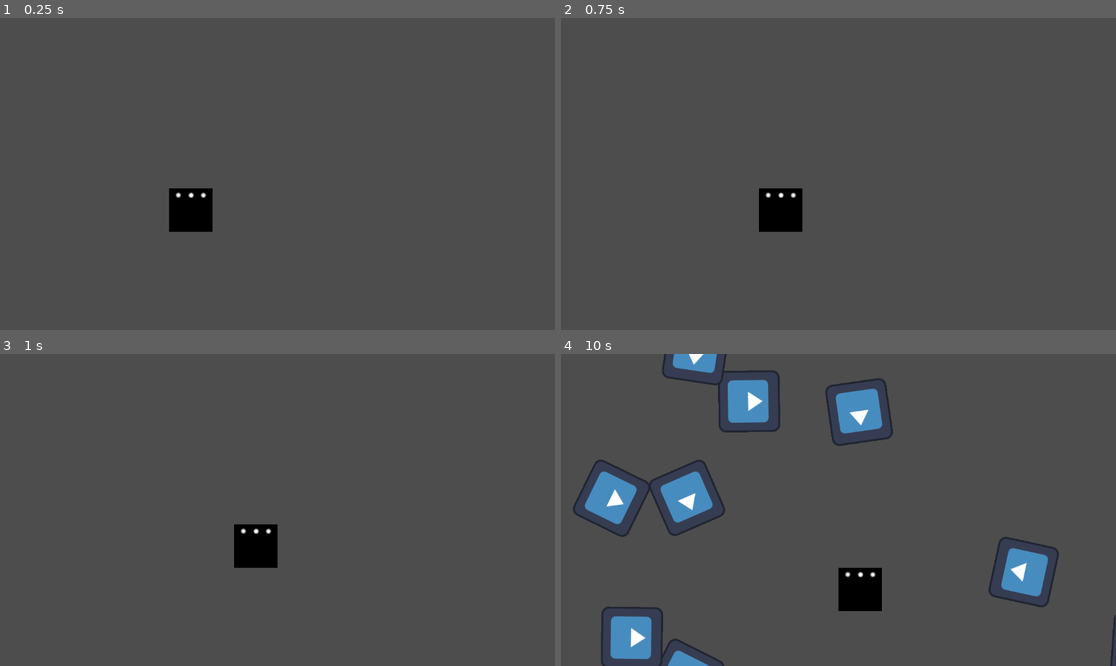
Above: before the commit, frames 1-4 (two rows, left to right).
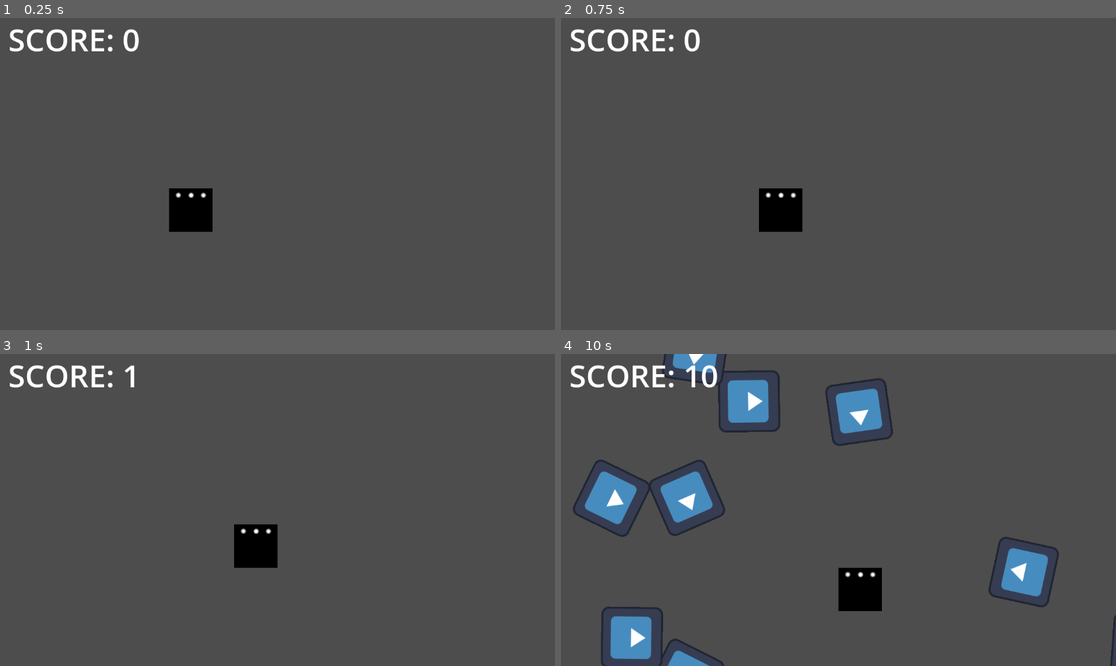
Above: after the commit, the same moments.

Repository: WickerBaskett/das-teroids
Game: Godot game, scene res://scenes/main_level.tscn
The game is run twice, just before and just after one commit, with the same random seed, the same clock (stepped at 60 frames per second) and the same inputs. The engine's default icon, where the game draws it, is replaced by a stand-in: a white triangle on a blue panel in a dark square.
Inputs:
- Up to frame 1 (0.25 s): no input
- Up to frame 2 (0.75 s): tap Enter at 0.5 s; hold Right (ui_right) from 0.53 s (still down)
- Up to frame 3 (1 s): keep holding Right (ui_right)
- Up to frame 4 (10 s): release Right (ui_right) at 1.28 s; hold Down (ui_down) 1.28-2.03 s; hold Right (ui_right) 2.03-2.78 s; hold Up (ui_up) 2.78-3.53 s; hold Left (ui_left) 3.53-5.03 s; hold Down (ui_down) 5.03-5.78 s; hold Right (ui_right) 5.78-6.53 s; hold Up (ui_up) 6.53-7.28 s; hold Right (ui_right) 7.28-8.03 s; hold Down (ui_down) 8.03-8.78 s; hold Left (ui_left) 8.78-9.53 s; hold Up (ui_up) from 9.53 s (still down)

The runs differ from the first frame. In frame 1, 0.7% of the frame differs, in the area x 1-26%, y 3-11%; in frame 2, 0.7%; in frame 3, 0.6%; in frame 4, 0.8%, in the area x 1-29%, y 3-11%.

Commit message:
Implemented score based on timer

Diff:
--- a/das-teroids/scenes/main_level.tscn
+++ b/das-teroids/scenes/main_level.tscn
@@ -1,11 +1,18 @@
-[gd_scene load_steps=3 format=3 uid="uid://dhm28ne3u5nwa"]
+[gd_scene load_steps=5 format=3 uid="uid://dhm28ne3u5nwa"]
 
 [ext_resource type="PackedScene" uid="uid://dtupna0ajt487" path="res://scenes/asteroid_spawner.tscn" id="2_6we3w"]
 [ext_resource type="PackedScene" uid="uid://drxv3m3tji3j3" path="res://scenes/player.tscn" id="2_ufxs0"]
+[ext_resource type="PackedScene" uid="uid://bfjxjanc6tx24" path="res://scenes/score_keeper.tscn" id="3_6we3w"]
+[ext_resource type="Script" uid="uid://bag8il0k4pc4d" path="res://scripts/main_level.gd" id="4_qmak7"]
 
 [node name="MainLevel" type="Node2D"]
+script = ExtResource("4_qmak7")
 
 [node name="Player" parent="." instance=ExtResource("2_ufxs0")]
 position = Vector2(396, 399)
 
 [node name="AsteroidSpawner" parent="." instance=ExtResource("2_6we3w")]
+
+[node name="ScoreKeeper" parent="." instance=ExtResource("3_6we3w")]
+
+[connection signal="dead" from="Player" to="." method="_on_player_death"]
--- /dev/null
+++ b/das-teroids/scenes/score_keeper.tscn
@@ -0,0 +1,21 @@
+[gd_scene load_steps=3 format=3 uid="uid://bfjxjanc6tx24"]
+
+[ext_resource type="Script" uid="uid://d3pc0alcmjecl" path="res://scripts/score_keeper.gd" id="1_d6wdj"]
+
+[sub_resource type="LabelSettings" id="LabelSettings_5in7i"]
+font_size = 64
+
+[node name="ScoreKeeper" type="Node2D"]
+script = ExtResource("1_d6wdj")
+
+[node name="ScoreLabel" type="Label" parent="."]
+offset_left = 17.0
+offset_right = 254.0
+offset_bottom = 88.0
+text = "Score: 0"
+label_settings = SubResource("LabelSettings_5in7i")
+uppercase = true
+
+[node name="ScoreTimer" type="Timer" parent="."]
+
+[connection signal="timeout" from="ScoreTimer" to="." method="_on_score_timer_timeout"]
--- /dev/null
+++ b/das-teroids/scripts/main_level.gd
@@ -0,0 +1,7 @@
+extends Node
+
+@onready var score_timer: Timer = $ScoreKeeper/ScoreTimer
+
+# Handles player death
+func _on_player_death() -> void:
+	score_timer.stop()
--- a/das-teroids/scripts/player.gd
+++ b/das-teroids/scripts/player.gd
@@ -3,6 +3,8 @@
 const SPEED = 300.0
 const JUMP_VELOCITY = -400.0
 
+# Signal emitted when player dies
+signal dead
 
 # This is the default movement function provided by CharacterBody2D
 # This will be changed with the Player Controller ticket
@@ -26,4 +28,9 @@
 
 # Called on collision with asteroid
 func hit() -> void:
+	die()
+
+# Called when player has died
+func die() -> void:
+	emit_signal("dead")
 	call_deferred("queue_free")
--- /dev/null
+++ b/das-teroids/scripts/score_keeper.gd
@@ -0,0 +1,16 @@
+extends Node2D
+
+@onready var score_label = $ScoreLabel
+@onready var score_timer = $ScoreTimer
+var score: int = 0
+
+func _ready() -> void:
+	score_timer.start()
+
+# Increment score and update
+func update_score() -> void:
+	score += 1
+	score_label.text = "SCORE: " + str(score)
+
+func _on_score_timer_timeout() -> void:
+	update_score()
Not shown, added: das-teroids/scripts/main_level.gd.uid
Not shown, added: das-teroids/scripts/score_keeper.gd.uid
